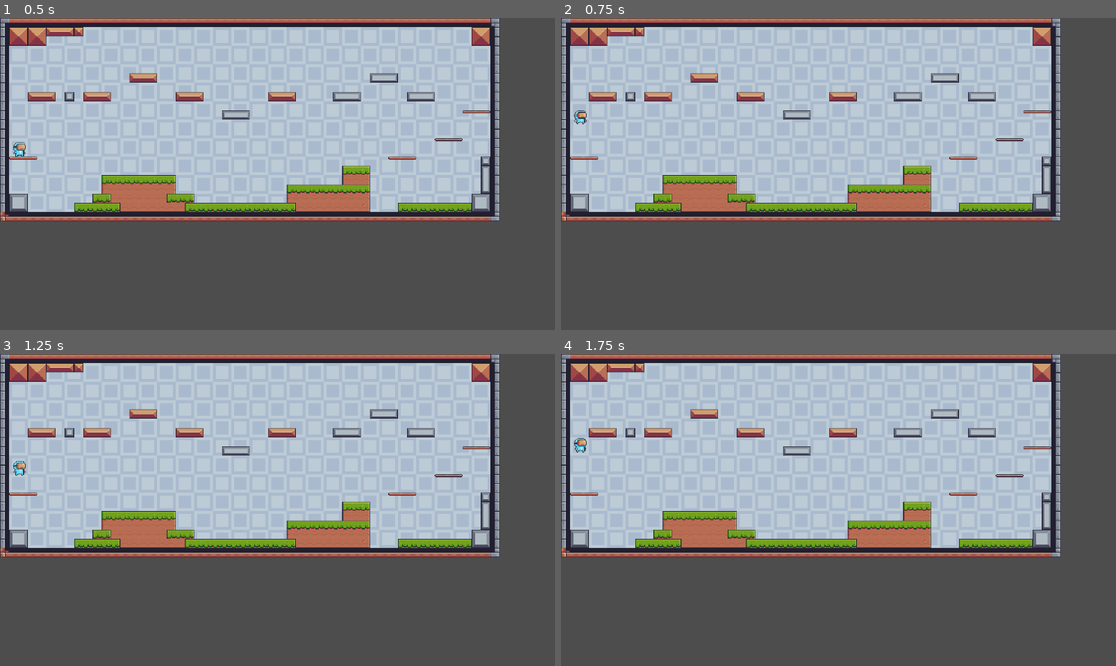
Above: before the commit, frames 1-4 (two rows, left to right).
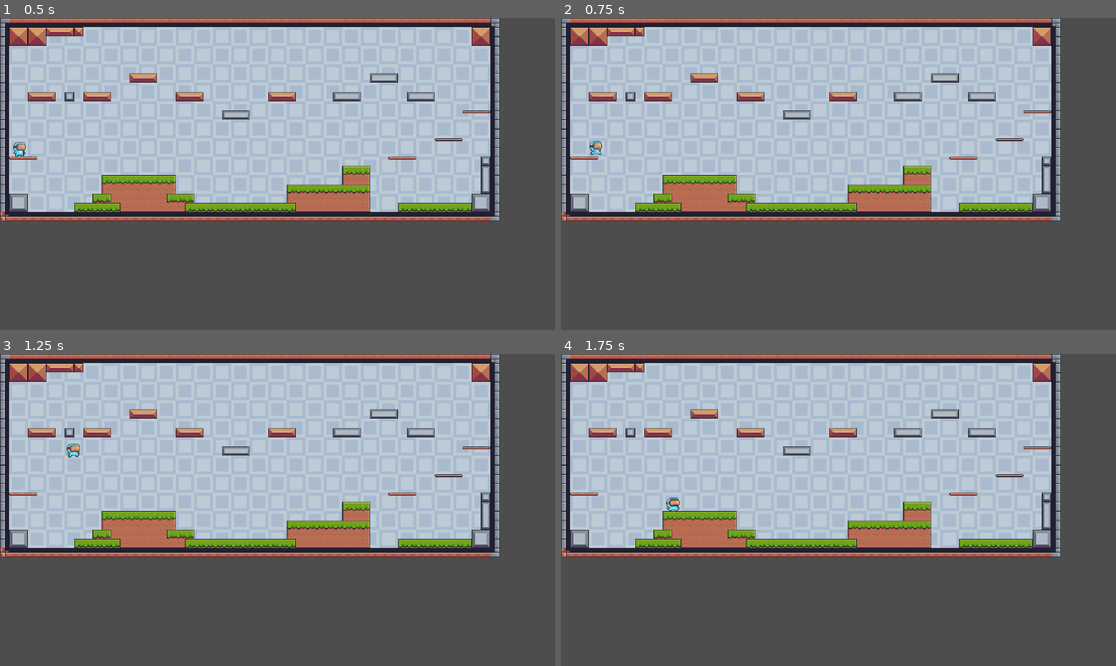
Above: after the commit, the same moments.

Repository: techwithdani/Pixel-Quest
Game: Godot game, scene res://Scenes/level_0.tscn
Two runs of this game, one before a commit and one after it. Both use one fixed random seed, a clock stepped at 60 frames per second and the inputs below.
Inputs:
- Up to frame 1 (0.5 s): no input
- Up to frame 2 (0.75 s): tap Enter (ui_accept) at 0.5, 0.6 s; hold D (move_right) from 0.53 s (still down)
- Up to frame 3 (1.25 s): keep holding D (move_right); tap Space (jump) at 0.77, 0.8, 1.07 s
- Up to frame 4 (1.75 s): keep holding D (move_right); tap Space (jump) at 1.35, 1.52 s; tap Enter (ui_accept) at 1.55 s

Frame 1 is identical in both runs. In frame 2, 0.2% of the frame differs, in the area x 2-8%, y 29-44%; in frame 3, 0.2%, in the area x 2-15%, y 28-40%; in frame 4, 0.2%.

Commit message:
Adding animations to player according to direction

Diff:
--- a/Scenes/player.tscn
+++ b/Scenes/player.tscn
@@ -313,6 +313,7 @@
 
 [node name="Player" type="CharacterBody2D"]
 z_index = 5
+texture_filter = 1
 script = ExtResource("1_eswx8")
 
 [node name="AnimatedSprite2D" type="AnimatedSprite2D" parent="."]
--- a/Scripts/player.gd
+++ b/Scripts/player.gd
@@ -1,8 +1,9 @@
 extends CharacterBody2D
 
 
-const SPEED = 300.0
-const JUMP_VELOCITY = -400.0
+const SPEED = 160.0
+const JUMP_VELOCITY = -380.0
+@onready var animated_sprite = $AnimatedSprite2D
 
 # Get the gravity from the project settings to be synced with RigidBody nodes.
 var gravity = ProjectSettings.get_setting("physics/2d/default_gravity")
@@ -14,15 +15,20 @@
 		velocity.y += gravity * delta
 
 	# Handle jump.
-	if Input.is_action_just_pressed("ui_accept") and is_on_floor():
+	if Input.is_action_just_pressed("jump") and is_on_floor():
 		velocity.y = JUMP_VELOCITY
 
 	# Get the input direction and handle the movement/deceleration.
-	# As good practice, you should replace UI actions with custom gameplay actions.
-	var direction = Input.get_axis("ui_left", "ui_right")
+	var direction = Input.get_axis("move_left", "move_right")
 	if direction:
 		velocity.x = direction * SPEED
 	else:
 		velocity.x = move_toward(velocity.x, 0, SPEED)
 
+
+	if direction < 0 or direction > 0:
+		animated_sprite.play("run")
+	else:
+		animated_sprite.play("idle")
+
 	move_and_slide()
